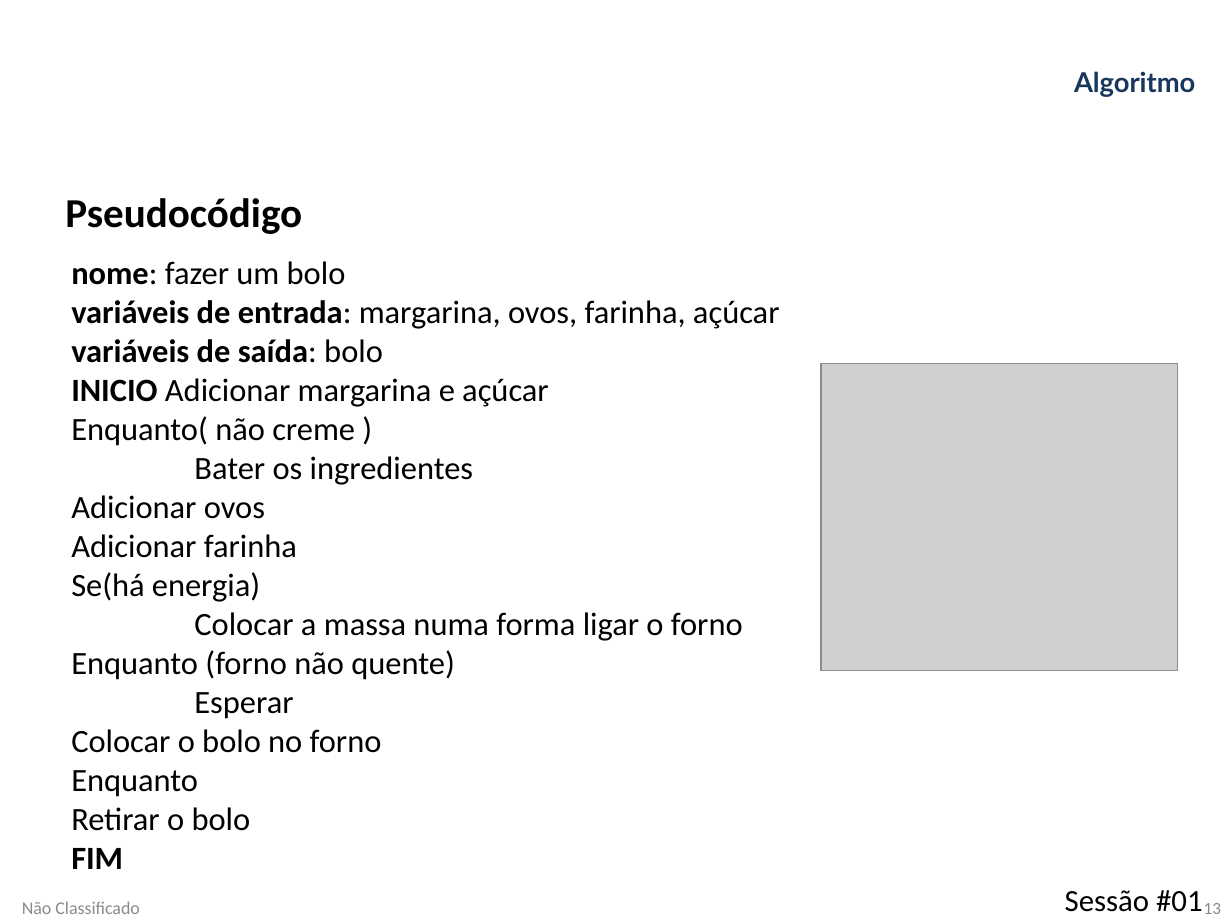
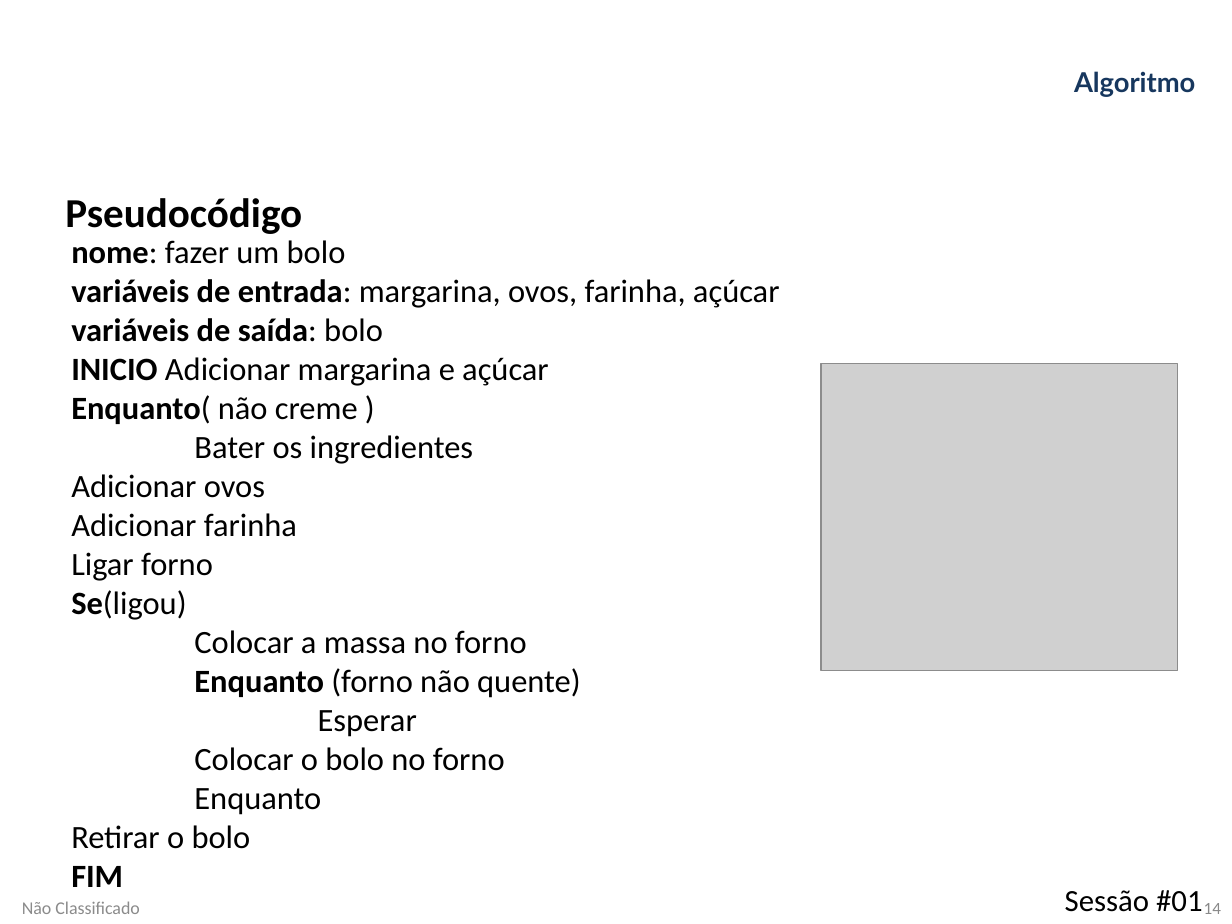
Before and after one commit to RibeiroETA08/EKP01_21_22, a slide deck: slide 14 of Apresentacoes/UFCD 0804- Algoritmos/Algoritmos 1.pptx (slide 13 before the commit). Drawn at 1232x924 pixels with LibreOffice and Linux fonts; fonts in the diff are those of the drawing; grey boxes stand for pictures; background and template pictures are left out. Boxes give left, top, right and bottom in pixels: in the first picture for what was removed or moved away, otherwise in the second. Text is boxed around its words. In the diff, an @@ line names an element or a change of style, - is before the commit and + after.

```diff
--- a/Apresentacoes/UFCD 0804- Algoritmos/Algoritmos 1.pptx
+++ b/Apresentacoes/UFCD 0804- Algoritmos/Algoritmos 1.pptx
@@ text "nome: fazer um bolo": place and size @@
-text "nome: fazer um bolo" at bbox=[71, 261, 780, 869]
+text "nome: fazer um bolo" at bbox=[71, 240, 780, 887]
@@ text at bbox=[71, 395, 580, 698]: bold on in "Enquanto(", "Enquanto" @@
@@ text at bbox=[71, 552, 527, 654]: text changed @@
-Se(há energia)
-Colocar a massa numa forma ligar o forno
+Ligar forno
+Se(ligou)
+Colocar a massa no forno
@@ page number at bbox=[1204, 903, 1221, 914]: text changed @@
-13
+14
```
Also in this commit, not shown: 1 other slide changed, 1 slide added, 5 slides removed, 2 other files.
